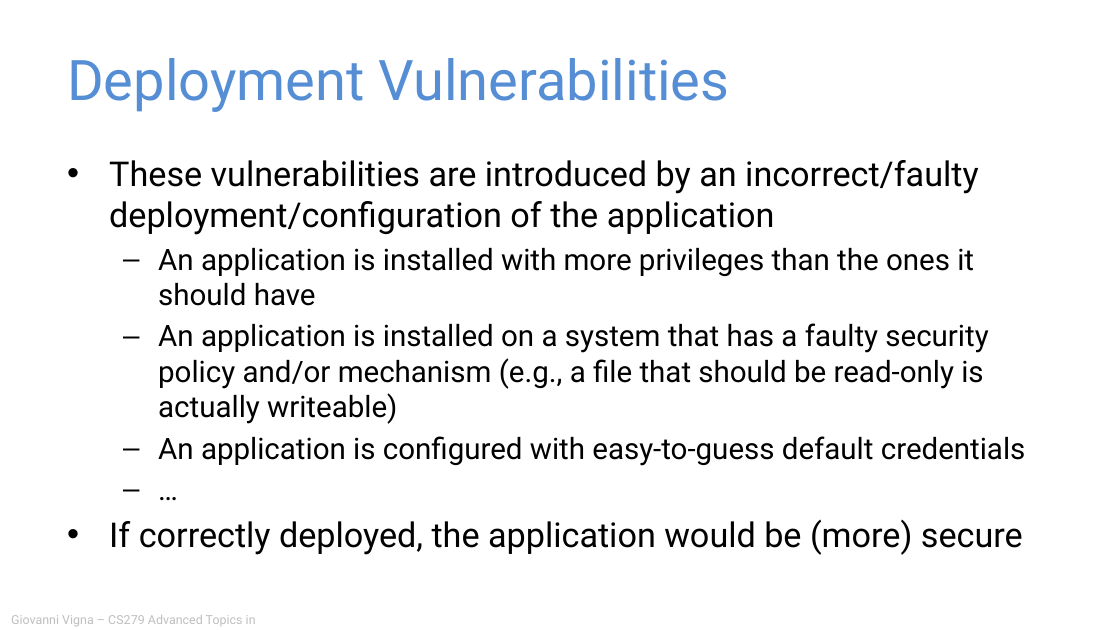
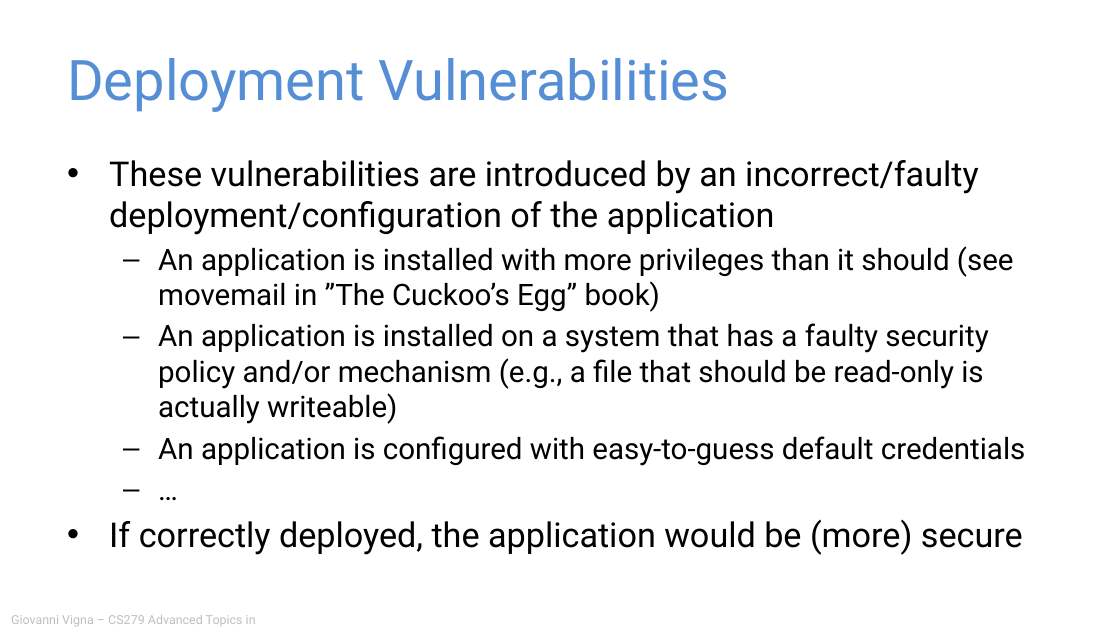
Before and after one commit to giovannivigna/CS279-Fall2024, a slide deck: slide 9 of materials/05_Vulnerability_Patterns/Application Security.pptx. Drawn at 1120x630 pixels with LibreOffice and Linux fonts; fonts in the diff are those of the drawing. Boxes give left, top, right and bottom in pixels: in the first picture for what was removed or moved away, otherwise in the second. Text is boxed around its words. In the diff, an @@ line names an element or a change of style, - is before the commit and + after.

```diff
--- a/materials/05_Vulnerability_Patterns/Application Security.pptx
+++ b/materials/05_Vulnerability_Patterns/Application Security.pptx
@@ text at (158,246,1014,312): text changed @@
-  – An application is installed with more privileges than the ones it should have
+  – An application is installed with more privileges than it should (see movemail in ”The Cuckoo’s Egg” book)
```
Also in this commit, not shown: 21 other slides changed, 8 slides added, 7 slides removed, 1 other file.
